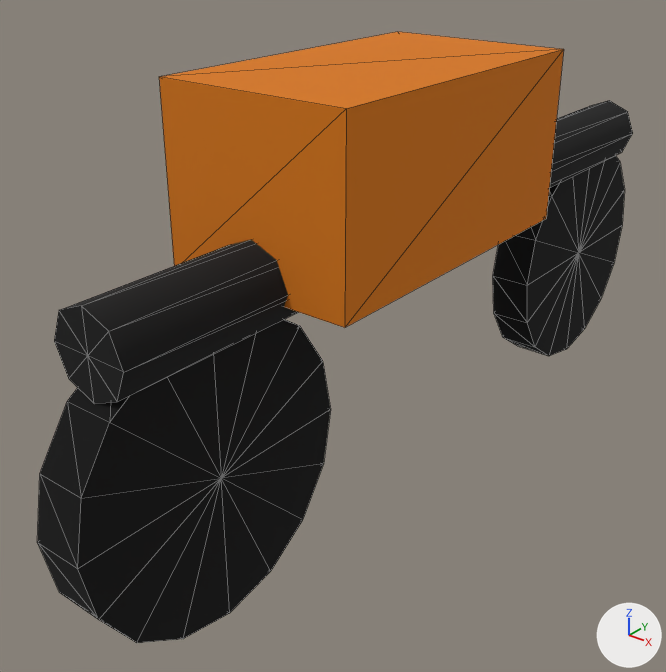
The glTF model public/assets/models/vehicles/veh_boda_boda_01.glb, before and after one commit.
Camera for both pictures: a 50 mm camera at (1.025, -1.612, 1.211) aimed at (-0.119, -0.181, 0.324). The lights are fixed; the arrows at lower right show +X, +Y and +Z. The older version comes first. Mesh edges are drawn as thin lines. Where no turn or scale is listed for an object, it has been applied to the vertices. Vertices at exactly the same position are counted once.
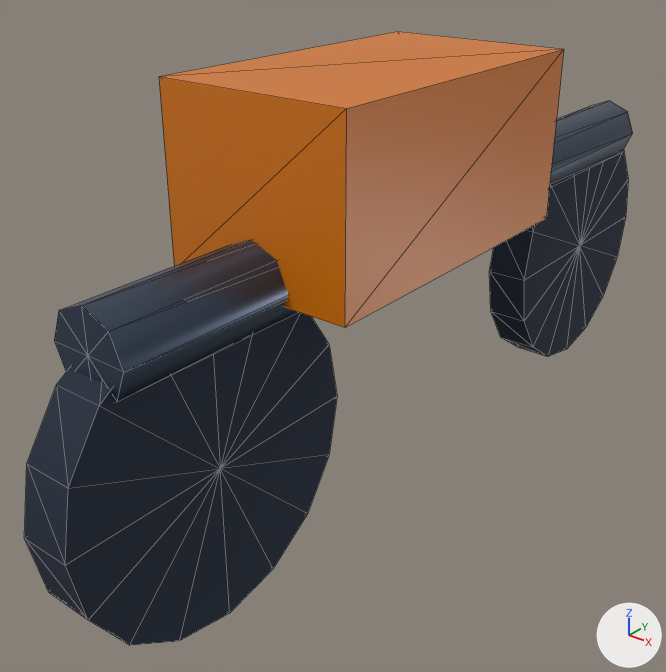
Location of each change, [x1, y1, x2, y2] in pixels of the pictures (666 x 672 px):
'Mesh_1', surface changed: [163, 32, 564, 328] in both
'Mesh_3', recoloured, moved, rescaled (black to dark blue, 6% wider): before [37, 319, 331, 643]; after [24, 312, 337, 645]
'Mesh_0', recoloured, surface changed: [54, 101, 633, 402] in both
'Mesh_2', recoloured, moved, rescaled (black to dark blue): before [493, 155, 625, 356]; after [489, 150, 628, 356]

Patch to the scene script:
```diff
--- a/public/assets/models/vehicles/veh_boda_boda_01.glb.py
+++ b/public/assets/models/vehicles/veh_boda_boda_01.glb.py
@@ mat_material_0 @@
 mat_material_0 = principled_material('Material_0')
-mat_material_0.base_color = (0.00561, 0.00561, 0.00561)  # black #111111
-mat_material_0.roughness = 1.0
+mat_material_0.base_color = (0.063, 0.0908, 0.141)  # dark blue #475569
+mat_material_0.roughness = 0.3
+mat_material_0.metallic = 0.7
@@ mat_material_1 @@
 mat_material_1.base_color = (0.694, 0.184, 0.00182)  # orange #d97706
-mat_material_1.roughness = 1.0
+mat_material_1.roughness = 0.4
@@ mat_material_2 @@
 mat_material_2 = principled_material('Material_2')
-mat_material_2.base_color = (0.0, 0.0, 0.0)  # black #000000
+mat_material_2.base_color = (0.013, 0.0222, 0.0437)  # dark blue #1e293b
 mat_material_2.roughness = 1.0
@@ me_mesh_2 @@
 # used by ob_mesh_2; location = (0.0, 0.7, 0.3)
-me_mesh_2.from_pydata(...)  # 36 vertices, 64 faces; spans x -0.05..0.05, y -0.3..0.3, z -0.3..0.3
+me_mesh_2.from_pydata(...)  # 36 vertices, 64 faces; spans x -0.05..0.05, y -0.32..0.32, z -0.32..0.32
+# me_mesh_2 part 1: the whole mesh is scaled about its middle by (1, 1.07, 1.07)
 me_mesh_2.materials.append(mat_material_2)
@@ me_mesh_3 @@
 # used by ob_mesh_3; location = (0.0, -0.7, 0.3)
-me_mesh_3.from_pydata(...)  # 36 vertices, 64 faces; spans x -0.05..0.05, y -0.3..0.3, z -0.3..0.3
-me_mesh_3.materials.append(mat_material_3)  # black #000000
+me_mesh_3.from_pydata(...)  # 36 vertices, 64 faces; spans x -0.05..0.05, y -0.32..0.32, z -0.32..0.32
+# me_mesh_3 part 2: the whole mesh is scaled about its middle by (1, 1.07, 1.07)
+me_mesh_3.materials.append(mat_material_2)  # dark blue #1e293b
@@ ob_mesh_2 @@
 ob_mesh_2 = bpy.data.objects.new('Mesh_2', me_mesh_2)
-ob_mesh_2.location = (0.0, 0.7, 0.3)
+ob_mesh_2.location = (0.0, 0.7, 0.32)
@@ ob_mesh_3 @@
 ob_mesh_3 = bpy.data.objects.new('Mesh_3', me_mesh_3)
-ob_mesh_3.location = (0.0, -0.7, 0.3)
+ob_mesh_3.location = (0.0, -0.7, 0.32)
```
